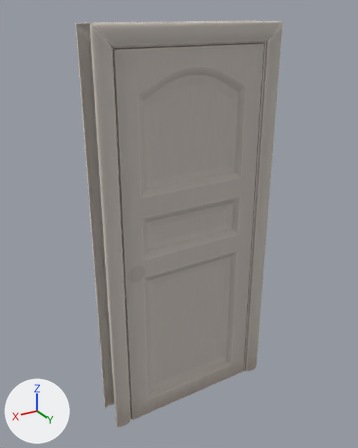
The glTF model assets/base/objects/doors/classic_door/classic_door.gltf, before and after one commit.
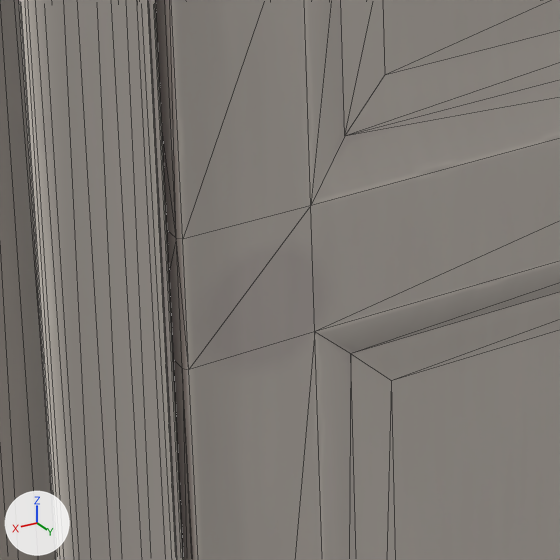
Each version appears first whole from a 50 mm lens placed at (1.29, 2.07, 2.15), pointed at (0.03, -0.02, 1.1), and next in a close-up on the part from 28% to 49% of the width and 52% to 69% of the height. Arrows for +X, +Y and +Z are at lower left; the lights stay in place. The close-ups show mesh edges as thin lines. Where no turn or scale is listed for an object, it has been applied to the vertices.

The first close-up shows 'Architrave 2', 'Door frame', 'Door leaf'.
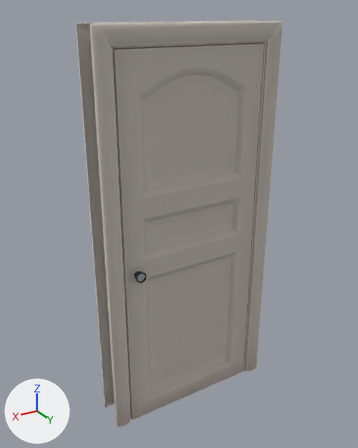
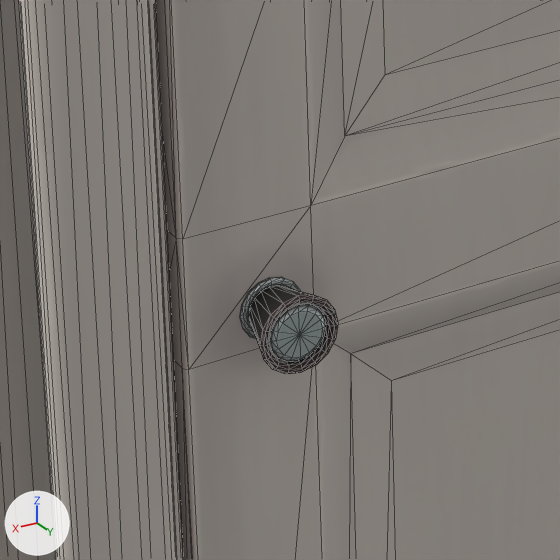
Where the change shows, as pixel boxes [x1, y1, x2, y2] in the close-ups (560 x 560 px):
'Doorhandle 1', added
    after: [249, 286, 338, 374]
'Doorhandle 2', added
    after: [269, 304, 326, 362]
'Doorhandle 3', added
    after: [240, 277, 300, 339]

Edits to the bpy script that builds the scene:
```text
Add mat_doorhandle:
    mat_doorhandle = bpy.data.materials.new('Doorhandle')
    # uses the picture img_classic_door_base_color
    # uses the picture img_classic_door_metallic_roughness
    # uses the picture img_classic_door_normal
Add me_doorhandle_3:
    me_doorhandle_3.from_pydata(...)  # 256 vertices, 448 faces; spans x -0.0236..0.0244, y -0.0769..-0.0158, z -0.0238..0.0238
    me_doorhandle_3.materials.append(mat_doorhandle)
Add me_doorhandle_2:
    me_doorhandle_2.from_pydata(...)  # 98 vertices, 160 faces; spans x -0.024..0.0247, y -0.1138..0.0262, z -0.0238..0.0238
    me_doorhandle_2.materials.append(mat_doorhandle)
Add me_doorhandle_1:
    me_doorhandle_1.from_pydata(...)  # 192 vertices, 320 faces; spans x -0.0296..0.0304, y -0.1182..0.0252, z -0.0294..0.0294
    me_doorhandle_1.materials.append(mat_doorhandle)
Add ob_doorhandle_3:
    ob_doorhandle_3 = bpy.data.objects.new('Doorhandle 3', me_doorhandle_3)
    ob_doorhandle_3.location = (0.3345, 0.1024, 0.9303)
Add ob_doorhandle_2:
    ob_doorhandle_2 = bpy.data.objects.new('Doorhandle 2', me_doorhandle_2)
    ob_doorhandle_2.location = (0.3345, 0.0998, 0.9303)
Add ob_doorhandle_1:
    ob_doorhandle_1 = bpy.data.objects.new('Doorhandle 1', me_doorhandle_1)
    ob_doorhandle_1.location = (0.3345, 0.1026, 0.9303)
```
